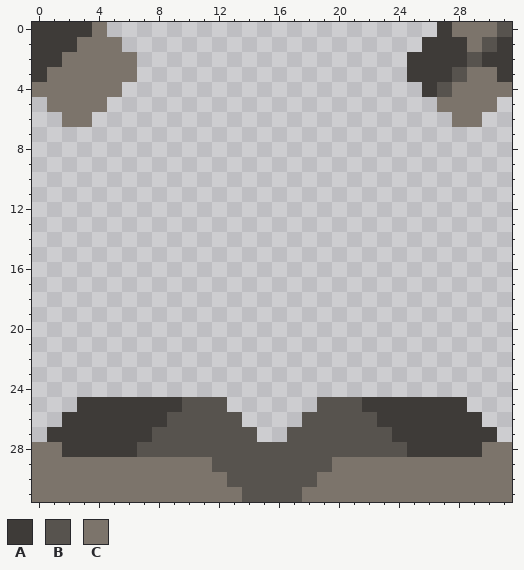
A pixel-art sprite gets an edit: assets/sprites/blocks/distribution/damascus-conveyor/damascus-conveyor-edge-4-1.png. The picture above is the old version.
The file is 32x32 pixels.
Palette (. is transparent): A #3e3b38  B #57534e  C #7c746b
Pixels before, first column x 0:
 0 AAAAC......................ACCCB
 1 AAACCC....................AAACBA
 2 AACCCCC..................AAAABAA
 3 ACCCCCC..................AAABCCA
 4 CCCCCC....................ABCCCC
 5 .CCCC......................CCCC.
 6 ..CC........................CC..
 7 ................................
 8 ................................
 9 ................................
10 ................................
11 ................................
12 ................................
13 ................................
14 ................................
15 ................................
16 ................................
17 ................................
18 ................................
19 ................................
20 ................................
21 ................................
22 ................................
23 ................................
24 ................................
25 ...AAAAAAABBB......BBBAAAAAAA...
26 ..AAAAAAABBBBB....BBBBBAAAAAAA..
27 .AAAAAAABBBBBBB..BBBBBBBAAAAAAA.
28 CCAAAAABBBBBBBBBBBBBBBBBBAAAAACC
29 CCCCCCCCCCCCBBBBBBBBCCCCCCCCCCCC
30 CCCCCCCCCCCCCBBBBBBCCCCCCCCCCCCC
31 CCCCCCCCCCCCCCBBBBCCCCCCCCCCCCCC
New version:
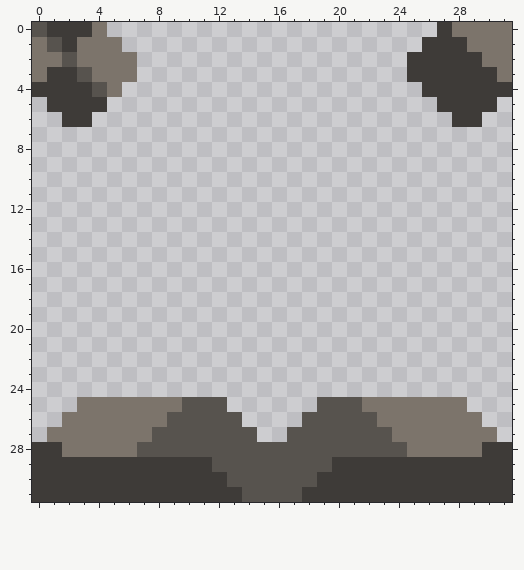
Change:
Changed rows in their new state; - is an unchanged pixel.
first column x 0:
 0 B------------------------------C
 1 CB----------------------------CC
 2 CCB--------------------------ACC
 3 CAAB------------------------AAAC
 4 AAAAB----------------------AAAAA
 5 -AAAA----------------------AAAA-
 6 --AA------------------------AA--
first column x 0:
25 ---CCCCCCC------------CCCCCCC---
26 --CCCCCCC--------------CCCCCCC--
27 -CCCCCCC----------------CCCCCCC-
28 AACCCCC------------------CCCCCAA
29 AAAAAAAAAAAA--------AAAAAAAAAAAA
30 AAAAAAAAAAAAA------AAAAAAAAAAAAA
31 AAAAAAAAAAAAAA----AAAAAAAAAAAAAA
Pixel boxes of the changes (left, top, right, bottom) in both pictures:
changed: (32, 22, 107, 127)
changed: (437, 22, 512, 127)
changed: (32, 397, 242, 502)
changed: (302, 397, 512, 502)
